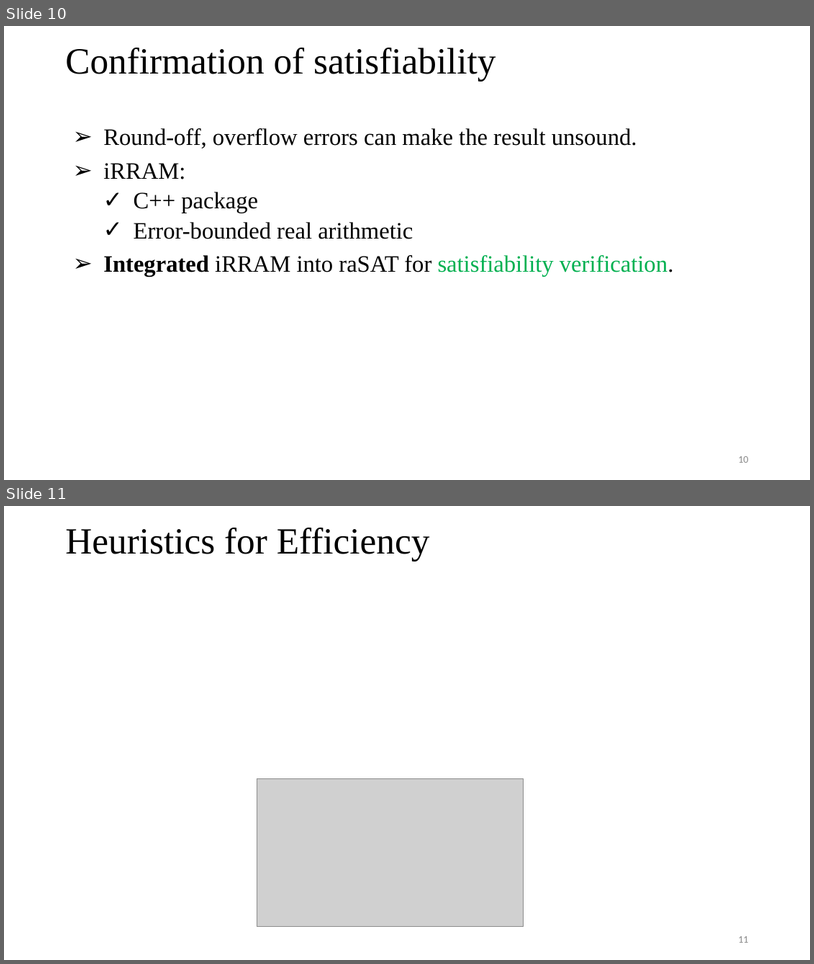
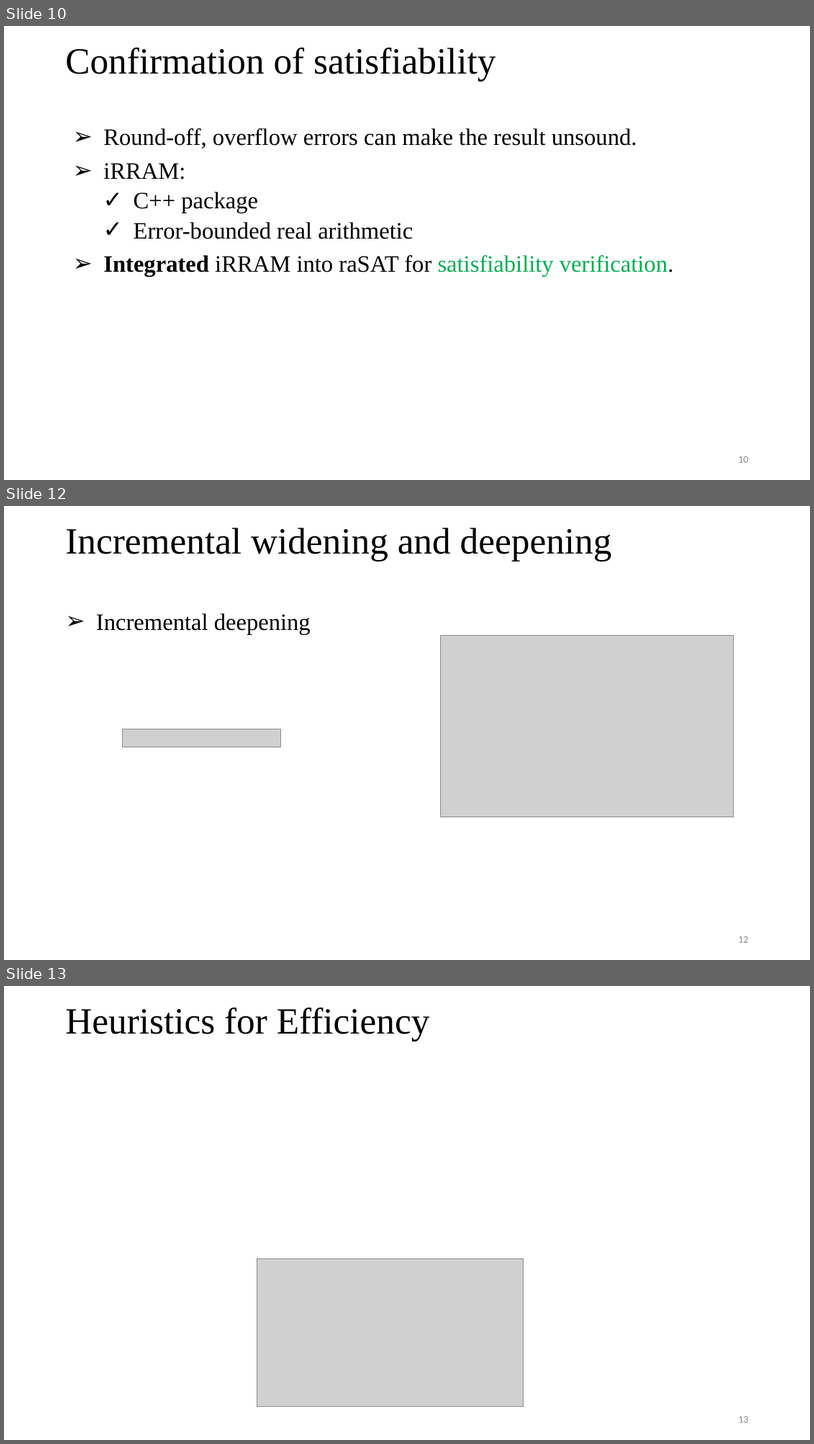
Before and after one commit to tungvx/raSAT, a slide deck: report/thesis/presentation.pptx. Shown one above the other, each under a label of ours: slides 10 and 11 before the commit, slides 10, 12 and 13 after it; the slides between them are not shown. The pictures are 814x964 and 814x1444 pixels, drawn with LibreOffice and Linux fonts; fonts in the diff are those of the drawing; grey boxes stand for pictures. Boxes give left, top, right and bottom in pixels: in the first picture for what was removed or moved away, otherwise in the second. Text is boxed around its words. In the diff, an @@ line names an element or a change of style, - is before the commit and + after.

```diff
--- a/report/thesis/presentation.pptx
+++ b/report/thesis/presentation.pptx
@@ slide 12 added at (4, 506, 810, 960), background #FFFFFF @@
@@ title added at (65, 528, 612, 561), 44 pt, text #000000 @@
+Incremental widening and deepening
@@ text added at (96, 613, 311, 634), 28 pt, text #000000 @@
+➢ Incremental deepening
@@ picture added at (441, 636, 733, 816) @@
@@ picture added at (123, 728, 280, 746) @@
@@ page number added at (738, 936, 748, 942), 12 pt, text #8C8C8C @@
+12
@@ what was slide 11 is now slide 13 @@
@@ page number at (738, 1416, 748, 1422): text changed @@
-11
+13
```
Also in this commit, not shown: 2 slides changed, 1 other slide added, 1 other file.
